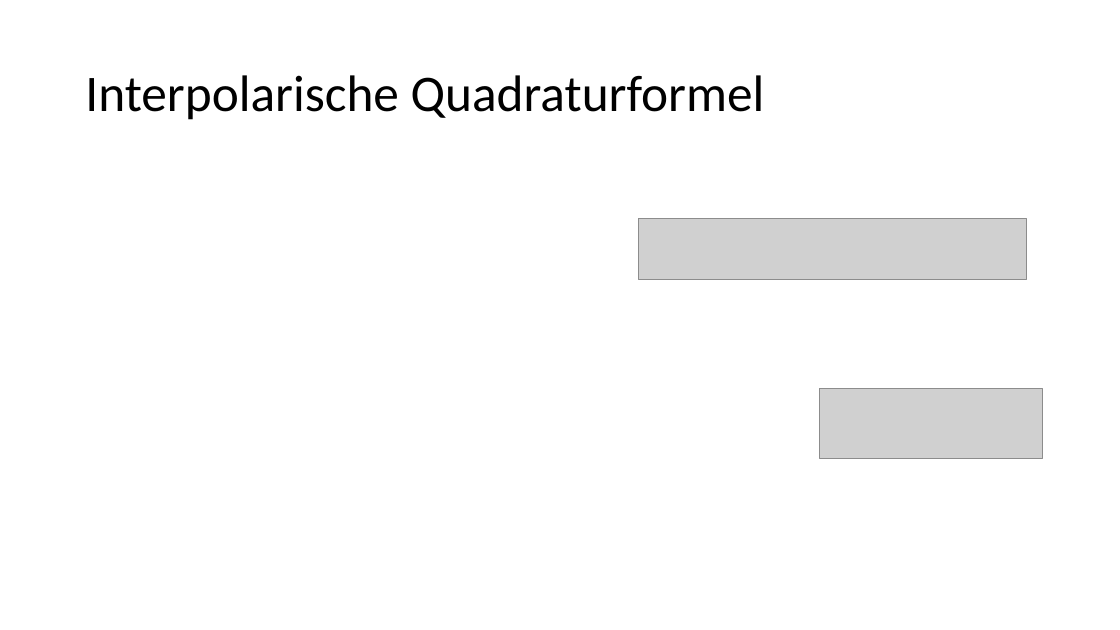
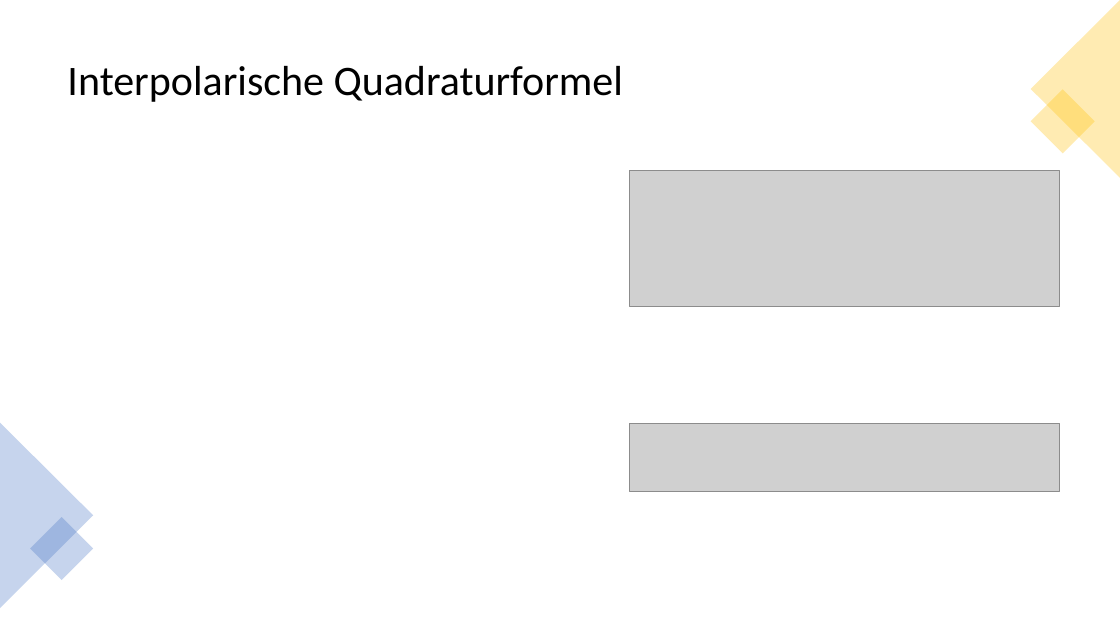
Before and after one commit to lstranzinger18/Numerik-und-Logik, a slide deck: slide 6 of Numerische Integration/Numerische Integration.pptx. Drawn at 1120x630 pixels with LibreOffice and Linux fonts; fonts in the diff are those of the drawing; grey boxes stand for pictures. Boxes give left, top, right and bottom in pixels: in the first picture for what was removed or moved away, otherwise in the second. Text is boxed around its words. In the diff, an @@ line names an element or a change of style, - is before the commit and + after.

Commit message:
Updated presentation
presentation: added data for the slide "Weitere Quadraturformeln" and added a design for the whole presentation

```diff
--- a/Numerische Integration/Numerische Integration.pptx
+++ b/Numerische Integration/Numerische Integration.pptx
@@ title "Interpolarische Quadraturformel": place and size @@
-title "Interpolarische Quadraturformel" at bbox=[85, 75, 765, 120]
+title "Interpolarische Quadraturformel" at bbox=[67, 66, 623, 102]
@@ title "Interpolarische Quadraturformel" at bbox=[67, 66, 623, 102]: size 44 to 36 pt @@
@@ triangle added at bbox=[1031, 0, 1120, 178], fill #FFC000 at 30% opacity @@
@@ rectangle added at bbox=[1031, 90, 1095, 154], fill #FFC000 at 30% opacity @@
@@ picture: place and size @@
-picture at bbox=[820, 388, 1043, 458]
+picture at bbox=[629, 171, 1060, 307]
@@ triangle added at bbox=[0, 423, 93, 608], fill #4472C4 at 30% opacity @@
@@ picture: place and size @@
-picture at bbox=[639, 218, 1028, 279]
+picture at bbox=[629, 423, 1060, 492]
@@ rectangle added at bbox=[30, 517, 93, 580], fill #4472C4 at 30% opacity @@
```
Also in this commit, not shown: 6 other slides changed.
